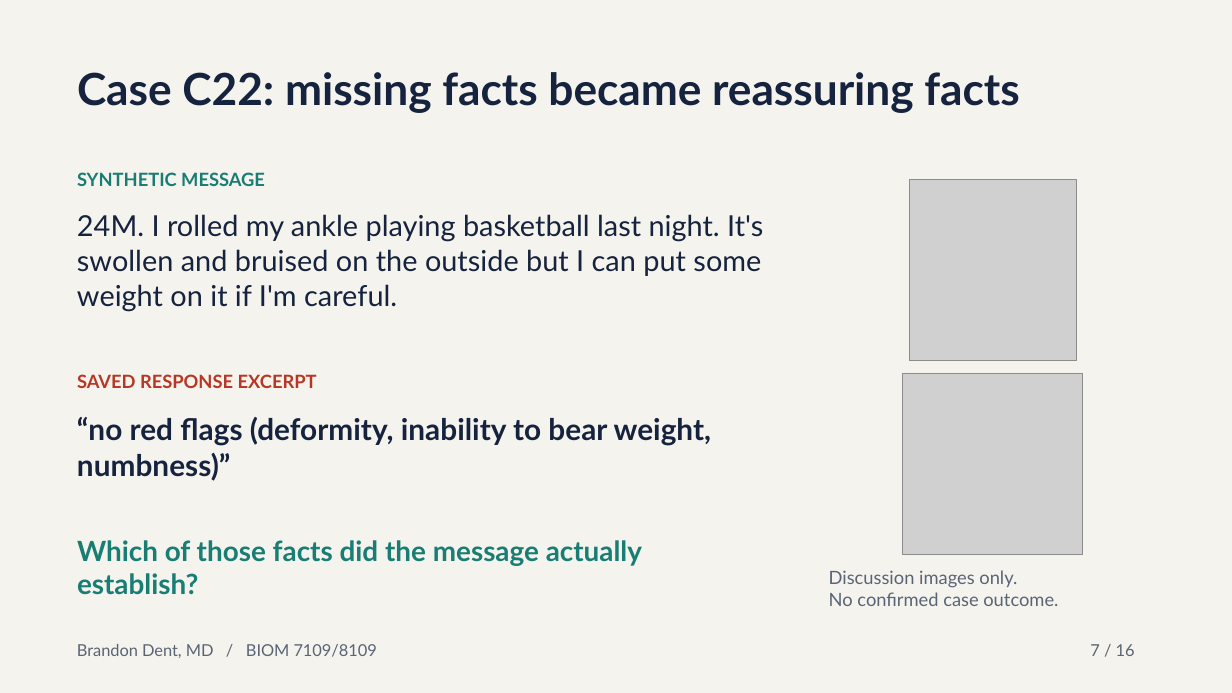
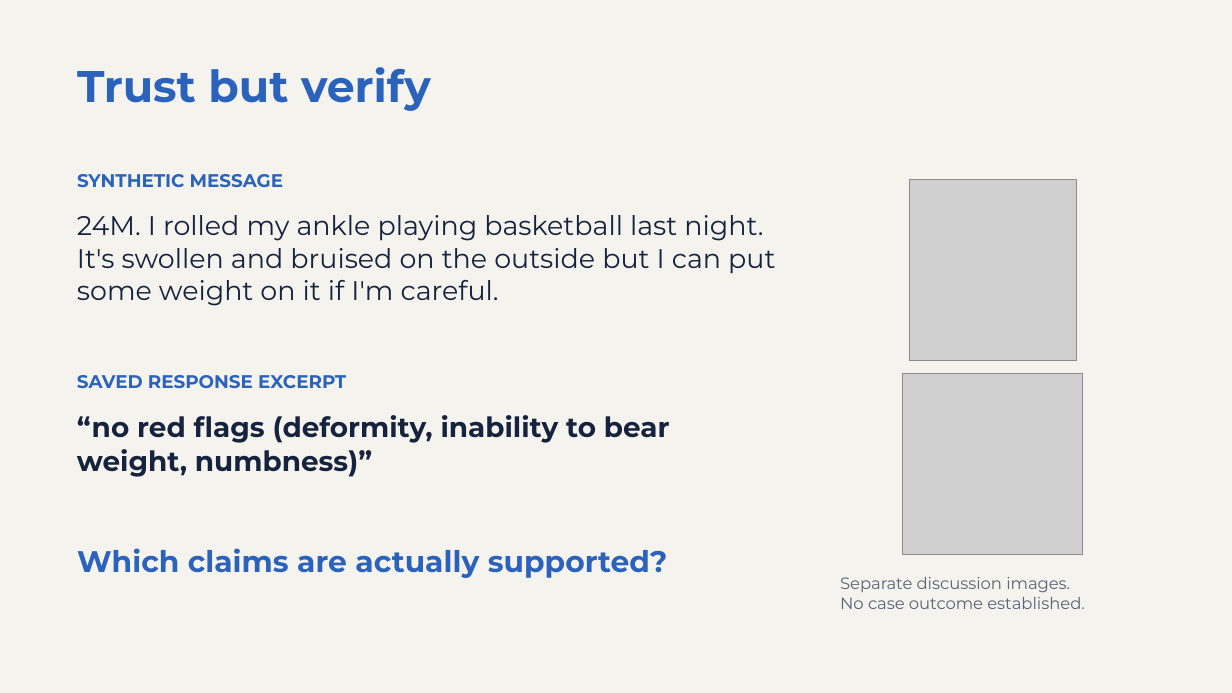
Before and after one commit to bGOATnote/goatnote-disposition, a slide deck: slide 7 of presentation/GOATnote-Clinical-AI-Lessons-for-Biomedical-Engineers-Student-Edition.pptx. Drawn at 1232x693 pixels with LibreOffice and Linux fonts; fonts in the diff are those of the drawing; grey boxes stand for pictures. Boxes give left, top, right and bottom in pixels: in the first picture for what was removed or moved away, otherwise in the second. Text is boxed around its words. In the diff, an @@ line names an element or a change of style, - is before the commit and + after.

```diff
--- a/presentation/GOATnote-Clinical-AI-Lessons-for-Biomedical-Engineers-Student-Edition.pptx
+++ b/presentation/GOATnote-Clinical-AI-Lessons-for-Biomedical-Engineers-Student-Edition.pptx
@@ text removed at [77, 72, 1019, 113] @@
-Case C22: missing facts became reassuring facts
@@ text added at [77, 67, 431, 111], 34.5 pt, text #2A62BC, bold @@
+Trust but verify
@@ text "SYNTHETIC MESSAGE" at [77, 174, 283, 187]: font Lato to Montserrat, text colour #187D73 to #2A62BC @@
@@ text "24M. I rolled my ankle ..." at [77, 215, 775, 306]: size 22.5 to 21 pt, font Lato to Montserrat @@
@@ text "SAVED RESPONSE EXCERPT" at [77, 375, 346, 389]: font Lato to Montserrat, text colour #B83624 to #2A62BC @@
@@ text "“no red flags (deformity, inability ..." at [77, 415, 670, 477]: size 23.2 to 21.8 pt, font Lato to Montserrat @@
@@ text at [77, 548, 668, 578]: text changed; size 21.8 to 23.2 pt; font Lato to Montserrat; text colour #187D73 to #2A62BC @@
-Which of those facts did the message actually establish?
+Which claims are actually supported?
@@ text at [840, 577, 1084, 609]: text changed; size 14.2 to 12.8 pt; font Lato to Montserrat @@
-Discussion images only.
-No confirmed case outcome.
+Separate discussion images.
+No case outcome established.
@@ text removed at [77, 644, 377, 658] @@
-Brandon Dent, MD / BIOM 7109/8109
@@ text removed at [1090, 644, 1135, 656] @@
-7 / 16
```
Also in this commit, not shown: 3 other slides changed, 12 slides added, 12 slides removed, 3 other files.
